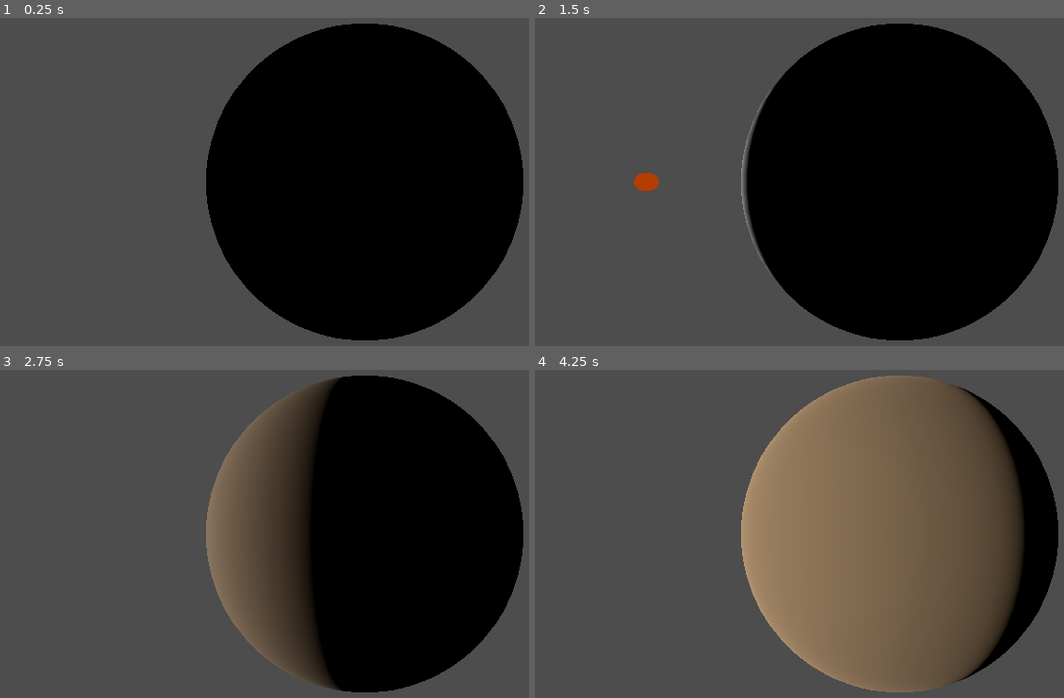
Above: before the commit, frames 1-4 (two rows, left to right).
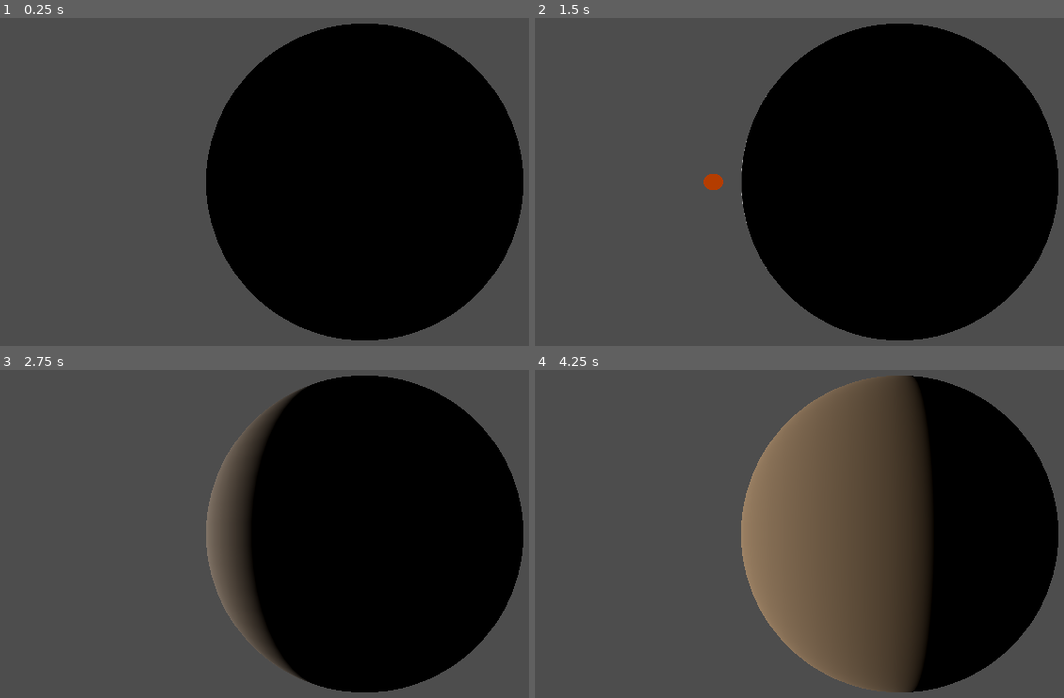
Above: after the commit, the same moments.

Repository: ShadowCurse/gmtk_2024
Game: Godot game, scene res://solar_system.tscn
The game is run twice, just before and just after one commit, with the same random seed, the same clock (stepped at 60 frames per second) and the same inputs.
Inputs (mouse positions are in pixels of both pictures, inside the frame that each line leads up to):
- Up to frame 1 (0.25 s): no input
- Up to frame 2 (1.5 s): tap Enter at 0.5 s; move the mouse to (outside the picture) at 0.52 s; click (outside the picture) at 0.67 s; tap Space at 1.25 s; move the mouse to (751, 201) at 1.27 s; click (751, 201) at 1.42 s
- Up to frame 3 (2.75 s): move the mouse to (439, 442) at 2.02 s; click (439, 442) at 2.17 s
- Up to frame 4 (4.25 s): move the mouse to (862, 619) at 2.77 s; click (862, 619) at 2.92 s; move the mouse to (outside the picture) at 3.52 s; click (outside the picture) at 3.67 s

The runs differ from the first frame. In frame 1, less than 0.1% of the frame differs, in the area x 63-75%, y 2-98%; in frame 2, 0.9%; in frame 3, 12%; in frame 4, 36%, in the area x 38-96%, y 1-99%.

Commit message:
add planet rotation around it's axis

Diff:
--- a/planet.gd
+++ b/planet.gd
@@ -4,6 +4,7 @@
 @onready var planet_mesh: MeshInstance3D = $planet_mesh
 @onready var camera_3d: Camera3D = $Camera3D
 
+var axis_rotation_speed: float = 0.1
 var mouse_input: Vector2
 
 # Called when the node enters the scene tree for the first time.
@@ -13,7 +14,7 @@
 
 # Called every frame. 'delta' is the elapsed time since the previous frame.
 func _process(delta):
-	print(mouse_input)
+	self.rotate_y(axis_rotation_speed * delta)
 
 	# update camera
 	var to_camera = camera_3d.position - planet_mesh.position
